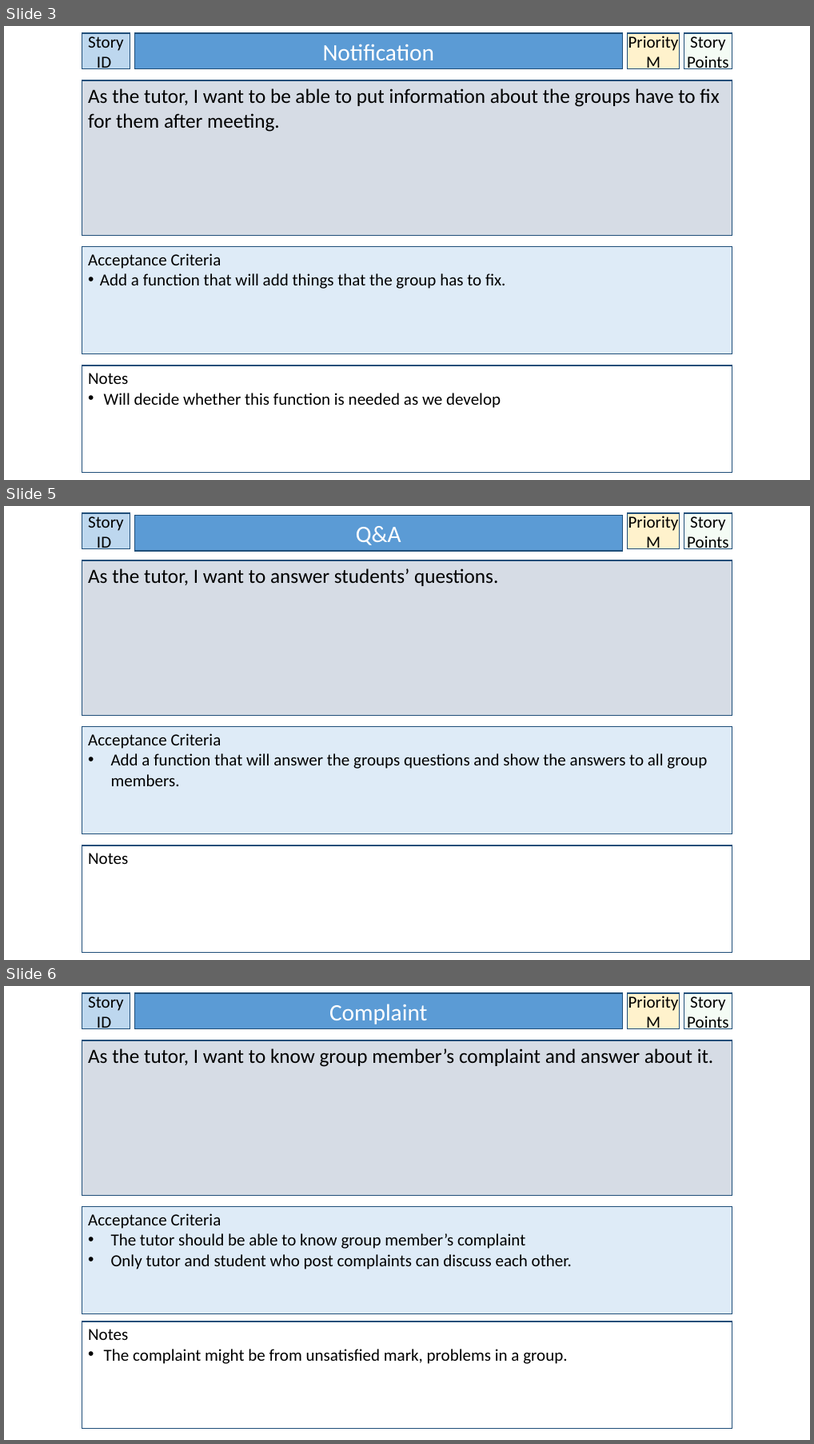
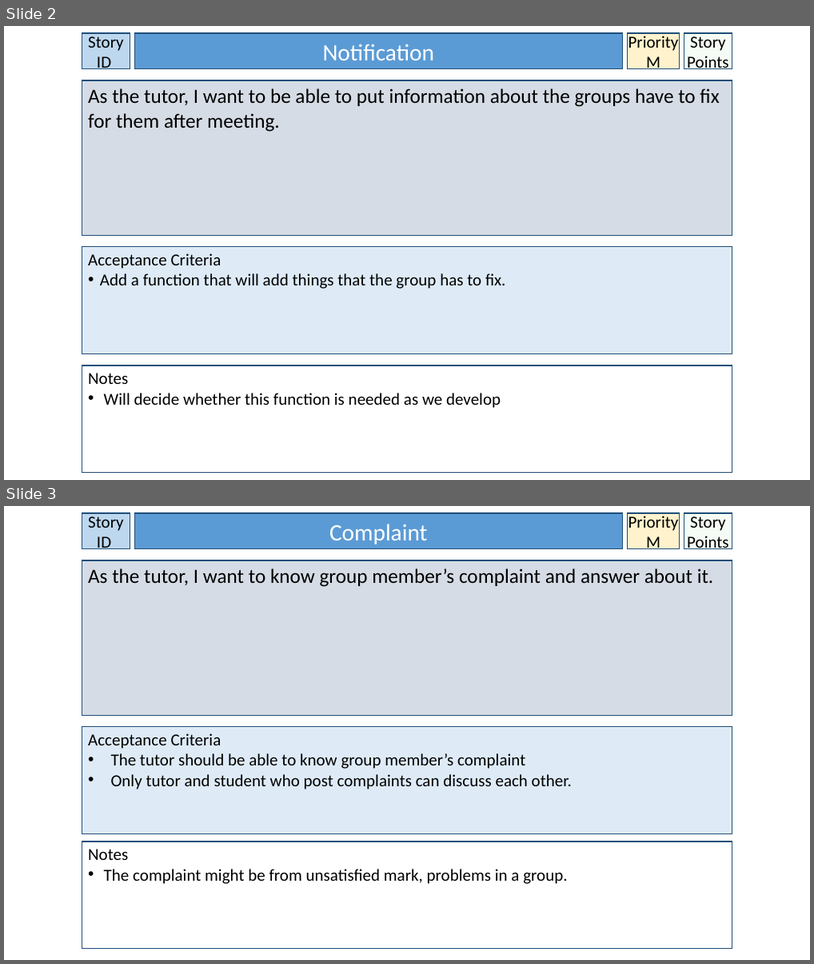
Before and after one commit to BrissyKim/group14, a slide deck: User_story/Seyoung User Stories.pptx. Shown one above the other, each under a label of ours: slides 3, 5 and 6 before the commit, slides 2 and 3 after it; the slides between them are not shown. The pictures are 814x1444 and 814x964 pixels, drawn with LibreOffice and Linux fonts; fonts in the diff are those of the drawing. Boxes give left, top, right and bottom in pixels: in the first picture for what was removed or moved away, otherwise in the second. Text is boxed around its words. In the diff, an @@ line names an element or a change of style, - is before the commit and + after.

```diff
--- a/User_story/Seyoung User Stories.pptx
+++ b/User_story/Seyoung User Stories.pptx
@@ slide 5 removed at [4, 506, 810, 960], background #FFFFFF @@
@@ rectangle removed at [82, 513, 130, 549] @@
-Story ID
@@ rectangle removed at [134, 515, 623, 551] @@
-Q&A
@@ rectangle removed at [628, 513, 680, 549] @@
-Priority
-M
@@ rectangle removed at [685, 513, 732, 549] @@
-Story Points
@@ rectangle removed at [82, 560, 732, 716] @@
-As the tutor, I want to answer students’ questions.
@@ rectangle removed at [82, 727, 732, 834] @@
-Acceptance Criteria
-• Add a function that will answer the groups questions and show the answers to all group members.
@@ rectangle removed at [82, 845, 732, 952] @@
-Notes
@@ what was slide 3 is now slide 2 @@
@@ what was slide 6 is now slide 3 @@
```
Also in this commit, not shown: 2 other slides removed.
